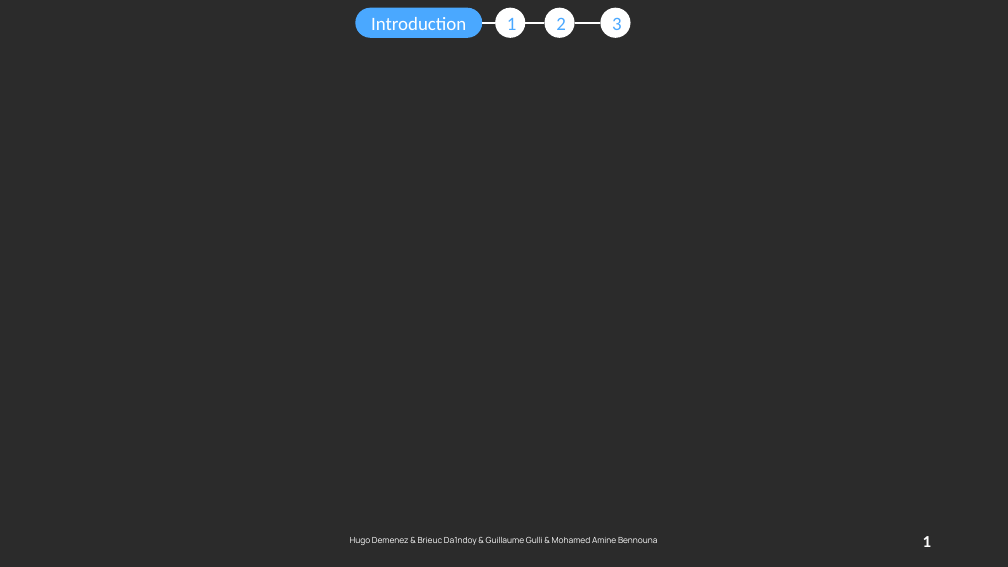
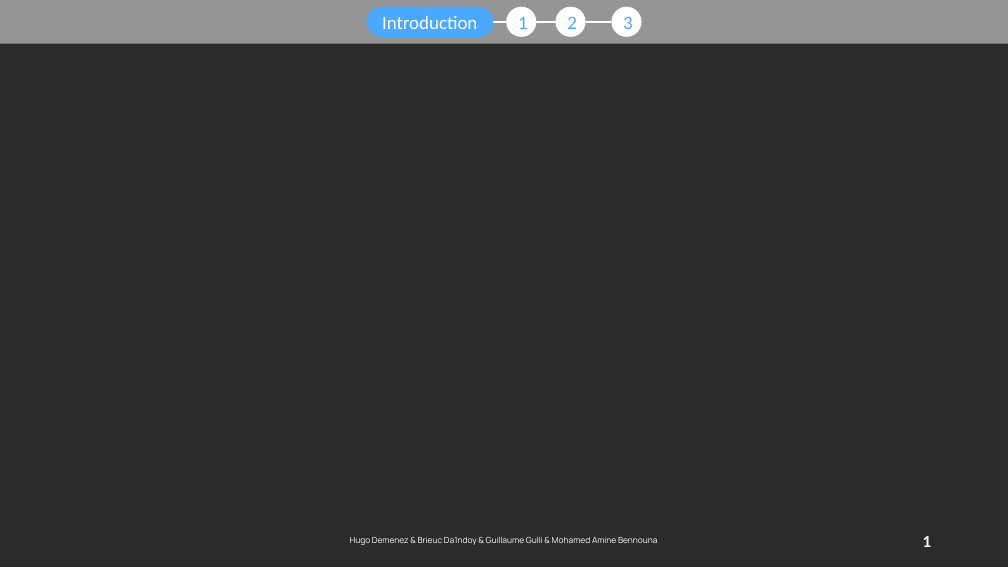
Before and after one commit to hugodemenez/isen-student-portal, a slide deck: slide 1 of presentation/Présentation1.pptx. Drawn at 1008x567 pixels with LibreOffice and Linux fonts; fonts in the diff are those of the drawing; background and template pictures are left out; a plain dark background stands for a picture behind light text. Boxes give left, top, right and bottom in pixels: in the first picture for what was removed or moved away, otherwise in the second. Text is boxed around its words. In the diff, an @@ line names an element or a change of style, - is before the commit and + after.

```diff
--- a/presentation/Présentation1.pptx
+++ b/presentation/Présentation1.pptx
@@ rectangle added at (0, 0, 1008, 44), fill #FFFFFF at 50% opacity @@
@@ 3 ellipses, 3 lines, 1 rounded rectangle: place and size @@
-3 ellipses, 3 lines, 1 rounded rectangle at (355, 8, 631, 38)
+3 ellipses, 3 lines, 1 rounded rectangle at (367, 7, 642, 37)
```
Also in this commit, not shown: 1 other slide changed, 3 slides added, 1 other file.
